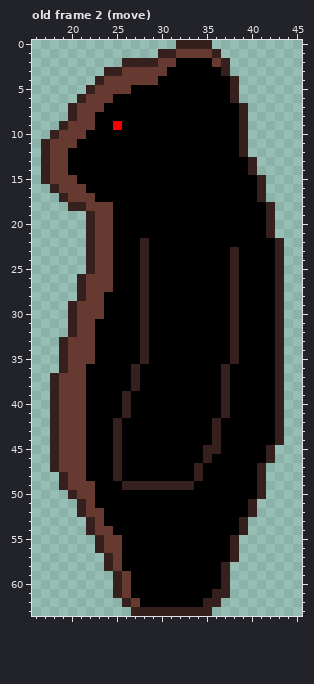
Pixel-art file, stored at Aseprite/Bear.aseprite. The picture above is the old version.
64x64 pixels, 6 frames. Shown: old frame 2 (move): x 16..45, y 0..63.
Now the later version:
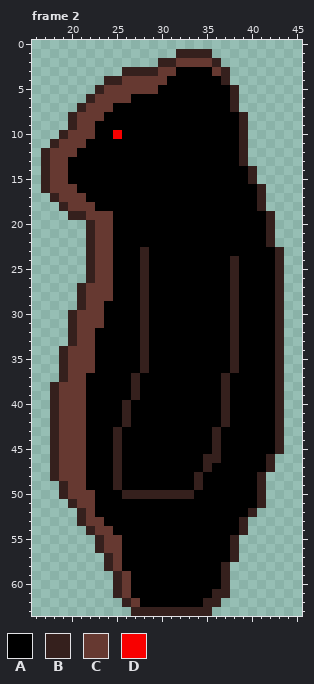
Palette (. is transparent): A #000000  B #35201d  C #663931  D #f80000
A new or re-ordered frame is compared with the old frame closest to it.
Change:
frames 6 -> 8
--- frame 2 is new; against old frame 2 (move), layers "arms", "레이어 1"
@@ x 16..45 @@
- 0 ................BBBB..........
- 1 ..............BBCCCCB.........
- 2 ..........BBBBCCAAAACB........
- 3 ........BBCCCCCAAAAAAB........
- 4 .......BCCCCCCAAAAAAAAB.......
- 5 ......BCCCCAAAAAAAAAAAB.......
- 6 .....BCCCAAAAAAAAAAAAAB.......
- 7 ....BCCCAAAAAAAAAAAAAAAB......
- 8 ....BCCAAAAAAAAAAAAAAAAB......
- 9 ...BCCCAADAAAAAAAAAAAAAB......
-10 ..BCCCAAAAAAAAAAAAAAAAAB......
-11 .BCCCAAAAAAAAAAAAAAAAAAB......
-12 .BCCAAAAAAAAAAAAAAAAAAAB......
-13 .BCCAAAAAAAAAAAAAAAAAAAAB.....
+ 0 ..............................
+ 1 ................BBBB..........
+ 2 ..............BBCCCCB.........
+ 3 ..........BBBBCCAAAACB........
+ 4 ........BBCCCCCAAAAAAB........
+ 5 .......BCCCCCCAAAAAAAAB.......
+ 6 ......BCCCCAAAAAAAAAAAB.......
+ 7 .....BCCCAAAAAAAAAAAAAB.......
+ 8 ....BCCCAAAAAAAAAAAAAAAB......
+ 9 ....BCCAAAAAAAAAAAAAAAAB......
+10 ...BCCCAADAAAAAAAAAAAAAB......
+11 ..BCCCAAAAAAAAAAAAAAAAAB......
+12 .BCCCAAAAAAAAAAAAAAAAAAB......
+13 .BCCAAAAAAAAAAAAAAAAAAAB......
 14 .BCCAAAAAAAAAAAAAAAAAAAAB.....
-15 .BCCCAAAAAAAAAAAAAAAAAAAAB....
-16 ..BCCCAAAAAAAAAAAAAAAAAAAB....
-17 ...BCCCAAAAAAAAAAAAAAAAAAB....
-18 ....BBCCCAAAAAAAAAAAAAAAAAB...
-19 ......BCCAAAAAAAAAAAAAAAAAB...
+15 .BCCAAAAAAAAAAAAAAAAAAAAB.....
+16 .BCCCAAAAAAAAAAAAAAAAAAAAB....
+17 ..BCCCAAAAAAAAAAAAAAAAAAAB....
+18 ...BCCCAAAAAAAAAAAAAAAAAAB....
+19 ....BBCCCAAAAAAAAAAAAAAAAAB...
 20 ......BCCAAAAAAAAAAAAAAAAAB...
 21 ......BCCAAAAAAAAAAAAAAAAAB...
-22 ......BCCAAABAAAAAAAAAAAAAAB..
-23 ......BCCAAABAAAAAAAAABAAAAB..
+22 ......BCCAAAAAAAAAAAAAAAAAB...
+23 ......BCCAAABAAAAAAAAAAAAAAB..
 24 ......BCCAAABAAAAAAAAABAAAAB..
 25 ......BCCAAABAAAAAAAAABAAAAB..
-26 .....BCCCAAABAAAAAAAAABAAAAB..
+26 ......BCCAAABAAAAAAAAABAAAAB..
 27 .....BCCCAAABAAAAAAAAABAAAAB..
-28 .....BCCAAAABAAAAAAAAABAAAAB..
-29 ....BCCCAAAABAAAAAAAAABAAAAB..
+28 .....BCCCAAABAAAAAAAAABAAAAB..
+29 .....BCCAAAABAAAAAAAAABAAAAB..
 30 ....BCCCAAAABAAAAAAAAABAAAAB..
-31 ....BCCAAAAABAAAAAAAAABAAAAB..
+31 ....BCCCAAAABAAAAAAAAABAAAAB..
 32 ....BCCAAAAABAAAAAAAAABAAAAB..
-33 ...BCCCAAAAABAAAAAAAAABAAAAB..
+33 ....BCCAAAAABAAAAAAAAABAAAAB..
 34 ...BCCCAAAAABAAAAAAAAABAAAAB..
 35 ...BCCCAAAAABAAAAAAAAABAAAAB..
-36 ...BCCAAAAABAAAAAAAAABAAAAAB..
-37 ..BCCCAAAAABAAAAAAAAABAAAAAB..
+36 ...BCCCAAAAABAAAAAAAAABAAAAB..
+37 ...BCCAAAAABAAAAAAAAABAAAAAB..
 38 ..BCCCAAAAABAAAAAAAAABAAAAAB..
-39 ..BCCCAAAABAAAAAAAAAABAAAAAB..
+39 ..BCCCAAAAABAAAAAAAAABAAAAAB..
 40 ..BCCCAAAABAAAAAAAAAABAAAAAB..
 41 ..BCCCAAAABAAAAAAAAAABAAAAAB..
-42 ..BCCCAAABAAAAAAAAAABAAAAAAB..
+42 ..BCCCAAAABAAAAAAAAAABAAAAAB..
 43 ..BCCCAAABAAAAAAAAAABAAAAAAB..
 44 ..BCCCAAABAAAAAAAAAABAAAAAAB..
-45 ..BCCCAAABAAAAAAAAABBAAAAAB...
-46 ..BCCCAAABAAAAAAAAABAAAAAAB...
-47 ..BCCCAAABAAAAAAAABAAAAAAB....
-48 ...BCCAAABAAAAAAAABAAAAAAB....
-49 ...BCCCAAABBBBBBBBAAAAAAAB....
-50 ....BCCAAAAAAAAAAAAAAAAAAB....
-51 .....BCAAAAAAAAAAAAAAAAAB.....
-52 .....BCCAAAAAAAAAAAAAAAAB.....
-53 ......BCAAAAAAAAAAAAAAAB......
+45 ..BCCCAAABAAAAAAAAAABAAAAAAB..
+46 ..BCCCAAABAAAAAAAAABBAAAAAB...
+47 ..BCCCAAABAAAAAAAAABAAAAAAB...
+48 ..BCCCAAABAAAAAAAABAAAAAAB....
+49 ...BCCAAABAAAAAAAABAAAAAAB....
+50 ...BCCCAAABBBBBBBBAAAAAAAB....
+51 ....BCCAAAAAAAAAAAAAAAAAAB....
+52 .....BCAAAAAAAAAAAAAAAAAB.....
+53 .....BCCAAAAAAAAAAAAAAAB......
 54 ......BCCAAAAAAAAAAAAAAB......
